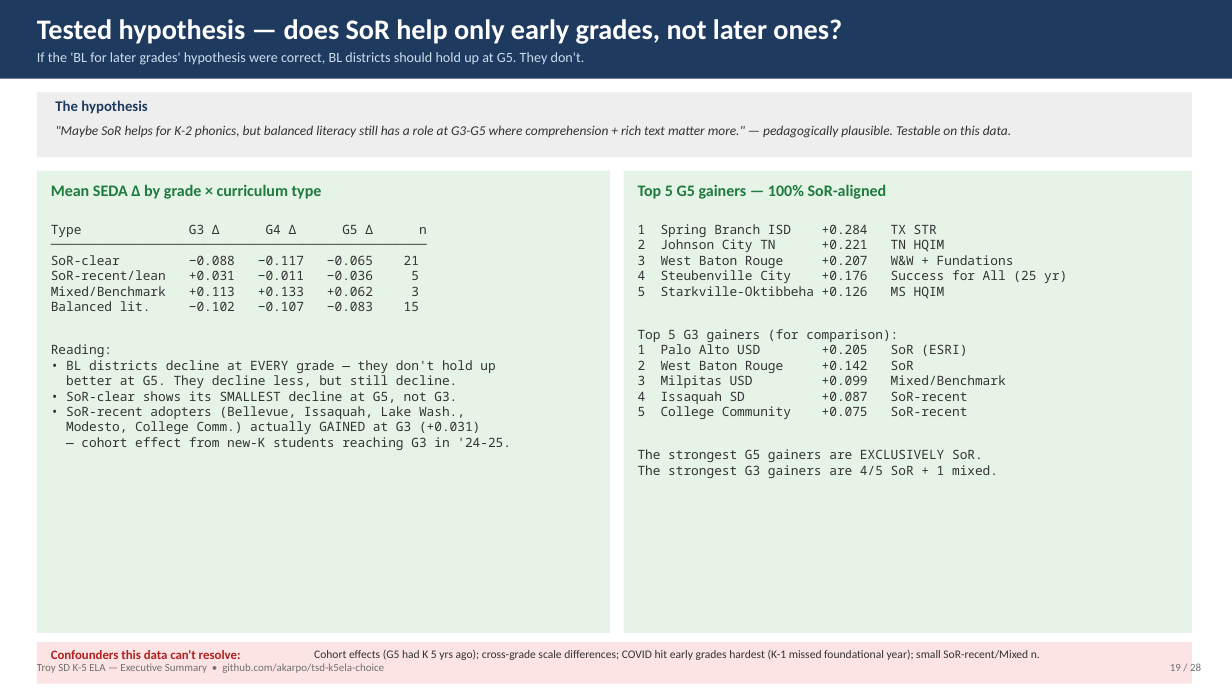
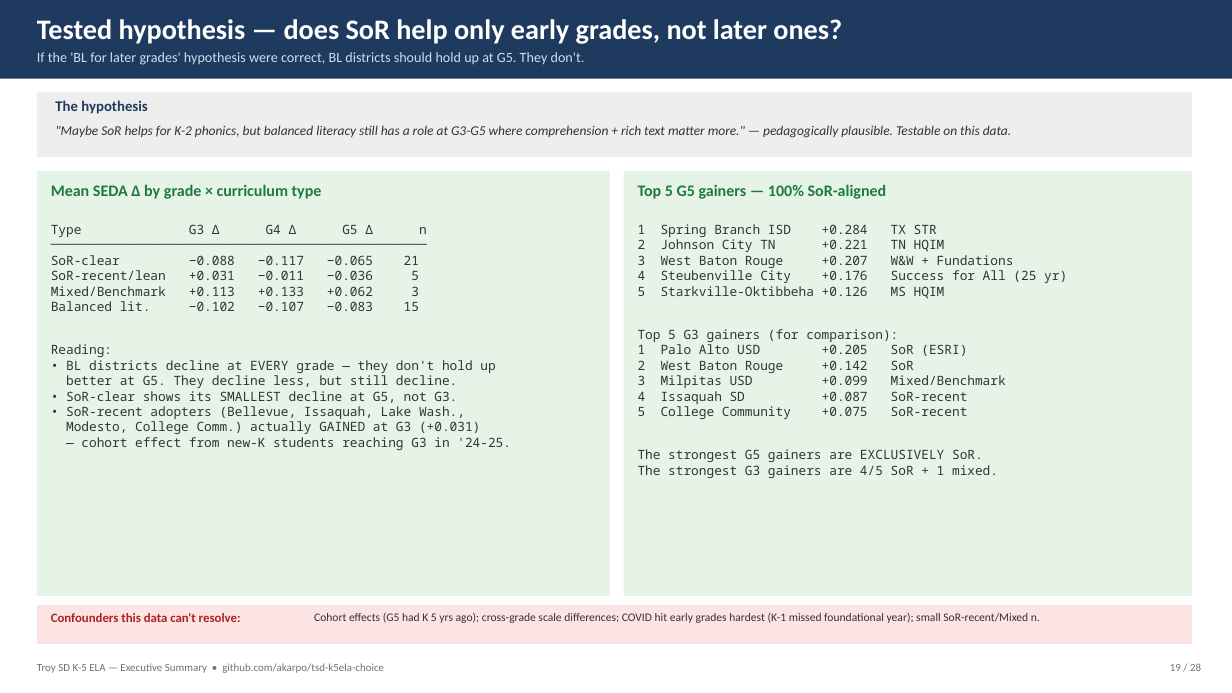
Before and after one commit to akarpo/tsd-k5ela-choice, a slide deck: slide 19 of deck/Troy_K5_ELA_Executive_Summary.pptx. Drawn at 1232x693 pixels with LibreOffice and Linux fonts; fonts in the diff are those of the drawing. Boxes give left, top, right and bottom in pixels: in the first picture for what was removed or moved away, otherwise in the second. Text is boxed around its words. In the diff, an @@ line names an element or a change of style, - is before the commit and + after.

```diff
--- a/deck/Troy_K5_ELA_Executive_Summary.pptx
+++ b/deck/Troy_K5_ELA_Executive_Summary.pptx
@@ rectangle: place and size @@
-rectangle at bbox=[37, 171, 610, 633]
+rectangle at bbox=[37, 171, 610, 596]
@@ rectangle: place and size @@
-rectangle at bbox=[624, 171, 1192, 633]
+rectangle at bbox=[624, 171, 1192, 596]
@@ 2 texts, 1 rectangle: place and size @@
-2 texts, 1 rectangle at bbox=[37, 642, 1192, 684]
+2 texts, 1 rectangle at bbox=[37, 605, 1192, 644]
```
Also in this commit, not shown: 2 other slides changed, 15 other files.
